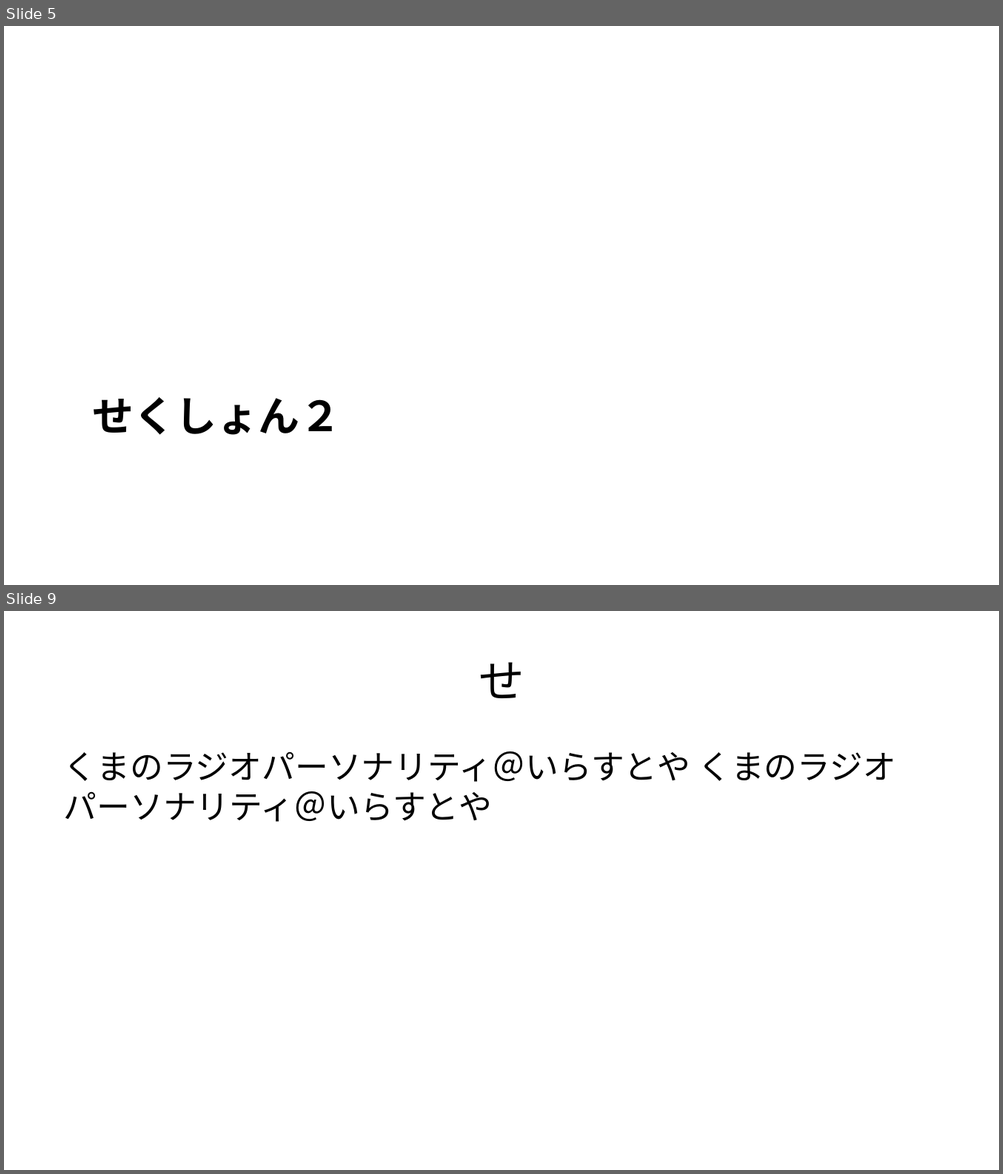
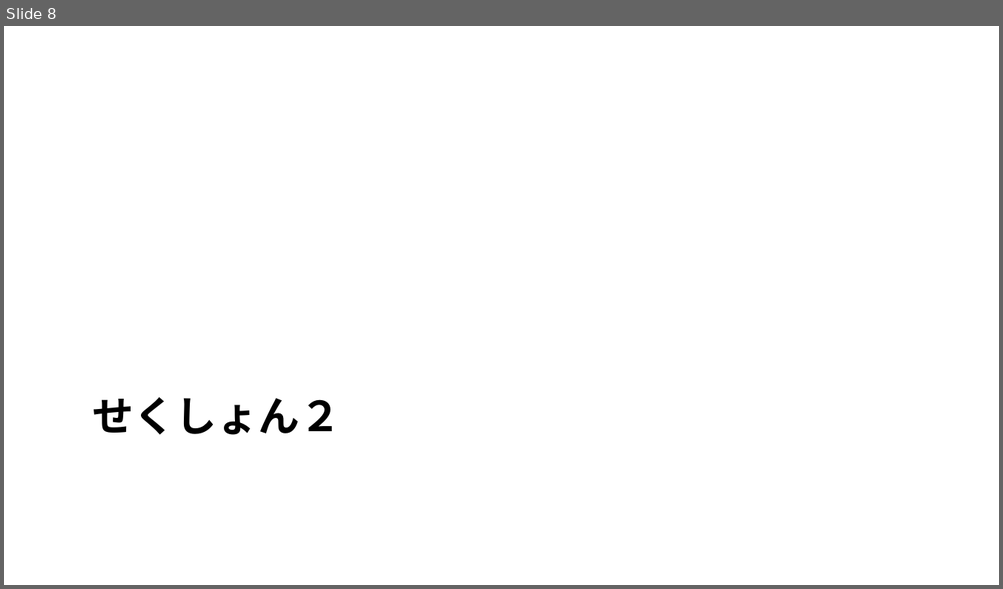
Before and after one commit to kfjt/md2pptxJP, a slide deck: outfile.pptx. Shown one above the other, each under a label of ours: slides 5 and 9 before the commit, slide 8 after it; the slides between them are not shown. The pictures are 1003x1174 and 1003x589 pixels, drawn with LibreOffice and Linux fonts; fonts in the diff are those of the drawing. Boxes give left, top, right and bottom in pixels: in the first picture for what was removed or moved away, otherwise in the second. Text is boxed around its words. In the diff, an @@ line names an element or a change of style, - is before the commit and + after.

```diff
--- a/outfile.pptx
+++ b/outfile.pptx
@@ slide 9 removed at (4,611,999,1170), background #FFFFFF @@
@@ title removed at (478,662,524,698) @@
-せ
@@ text removed at (64,752,896,822) @@
-くまのラジオパーソナリティ＠いらすとや くまのラジオパーソナリティ＠いらすとや
@@ what was slide 5 is now slide 8 @@
```
Also in this commit, not shown: 4 slides changed, 4 slides added, 2 other slides removed, 6 other files.
